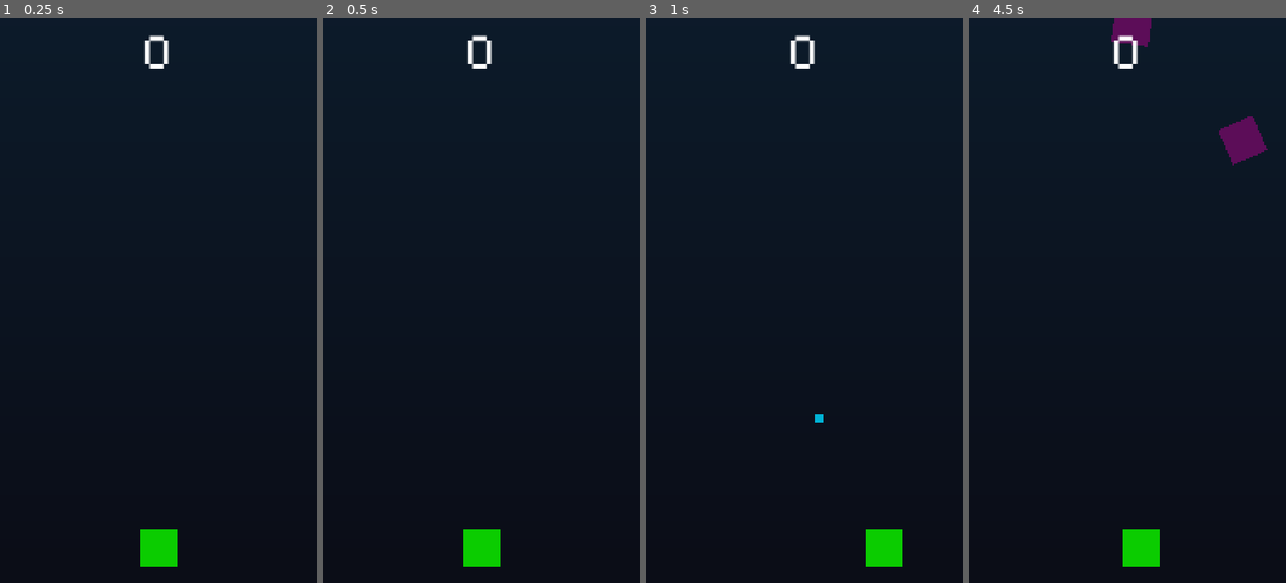
Above: before the commit, frames 1-4 (left to right).
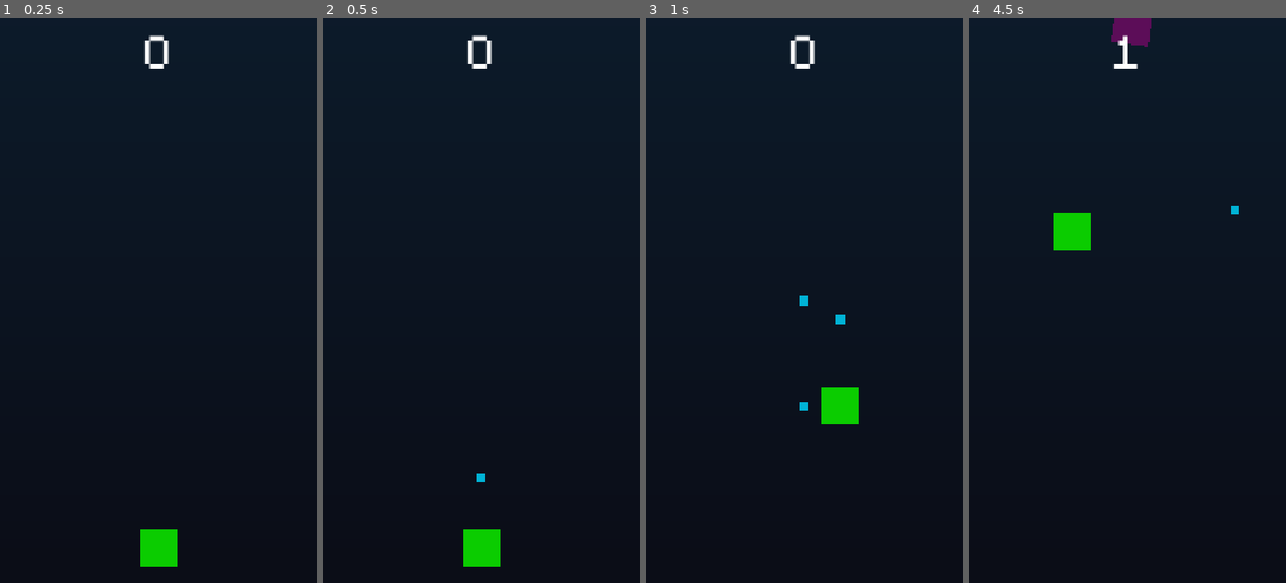
Above: after the commit, the same moments.

Repository: KRYPTO-CS/SpaceShooter
Game: Godot game, scene res://scenes/main.tscn
Same seed, same stepped clock (60 frames per second), same inputs: the game is played once before the commit and once after it.
Inputs (mouse positions are in pixels of both pictures, inside the frame that each line leads up to):
- Up to frame 1 (0.25 s): no input
- Up to frame 2 (0.5 s): no input
- Up to frame 3 (1 s): tap Enter at 0.5 s; move the mouse to (874, 272) at 0.52 s; hold D (move_right) from 0.53 s (still down); tap Z (action) at 0.6 s; click (874, 272) at 0.67 s
- Up to frame 4 (4.5 s): release D (move_right) at 1.25 s; drag from (1064, 328) to (1111, 413) at 1.27 s; move the mouse to (1159, 176) at 2.02 s; hold D (move_right) 2.03-2.75 s; tap Z (action) at 2.1, 3.6 s; click (1159, 176) at 2.17 s; drag from (1111, 413) to (1266, 328) at 2.77 s; move the mouse to (1222, 385) at 3.52 s; hold A (move_left) 3.53-4.25 s; click (1222, 385) at 3.67 s; drag from (1032, 215) to (1079, 159) at 4.27 s

Frame 1 is identical in both runs. In frame 2, less than 0.1% of the frame differs, in the area x 48-52%, y 80-83%; in frame 3, 1.7%; in frame 4, 2.7%, in the area x 26-95%, y 3-98%.

Commit message:
(Sprint 2) Mobile controls

Diff:
--- a/SpaceShooter/project.godot
+++ b/SpaceShooter/project.godot
@@ -58,6 +58,11 @@
 ]
 }
 
+[input_devices]
+
+pointing/emulate_touch_from_mouse=true
+pointing/emulate_mouse_from_touch=false
+
 [rendering]
 
 renderer/rendering_method="gl_compatibility"
--- a/SpaceShooter/scenes/player.gd
+++ b/SpaceShooter/scenes/player.gd
@@ -2,35 +2,79 @@
 
 @export var speed := 300.0
 @export var bullet_scene: PackedScene
-
 @export var x_limit := 240.0
 @export var y_limit := 450.0
+@export var shoot_interval := 0.3  # seconds between shots
+
+# Charging system
+@export var base_damage := 1.0
+@export var max_charge_time := 1.25  # seconds to reach full charge
+@export var max_bullet_scale := 2.5
+
+var target_position: Vector2
+var finger_active := false
+var shoot_timer := 0.0
+var moving := false
+var was_finger_active := false
+
+# Charge variables
+var is_charging := false
+var charge_time := 0.0
+var current_damage := 1.0
 
 func _ready():
 	bullet_scene = preload("res://scenes/bullet.tscn")
+	target_position = position
 
 func _process(delta):
-	var direction = Vector2.ZERO
+	if finger_active:
+		# move toward finger position if dragging
+		if position.distance_to(target_position) > 5.0:
+			position = position.lerp(target_position, delta * 10)
 
-	if Input.is_action_pressed("move_right"):
-		direction.x += 1
-	if Input.is_action_pressed("move_left"):
-		direction.x -= 1
-	if Input.is_action_pressed("move_up"):
-		direction.y -= 1
-	if Input.is_action_pressed("move_down"):
-		direction.y += 1
+		# clamp player position
+		position.x = clamp(position.x, -x_limit, x_limit)
+		position.y = clamp(position.y, -y_limit, y_limit)
 
-	position += direction.normalized() * speed * delta
+		# charge while finger is touching
+		is_charging = true
+		charge_time = clamp(charge_time + delta, 0, max_charge_time)
+		current_damage = lerp(base_damage, base_damage * 3, charge_time / max_charge_time)
 
-	# clamp position to stay inside camera
-	position.x = clamp(position.x, -x_limit, x_limit)
-	position.y = clamp(position.y, -y_limit, y_limit)
+	else:
+		if was_finger_active:
+			shoot()
+			charge_time = 0.0
+			current_damage = base_damage
+			shoot_timer = 0.0
+			is_charging = false
+		else:
+			# auto-fire when idle
+			shoot_timer += delta
+			if shoot_timer >= shoot_interval:
+				shoot()
+				shoot_timer = 0.0
 
-	if Input.is_action_just_pressed("action"):
-		shoot()
+	was_finger_active = finger_active
+
+func _input(event):
+	if event is InputEventScreenTouch:
+		if event.pressed:
+			finger_active = true
+			target_position = get_global_mouse_position()
+		else:
+			finger_active = false
+	elif event is InputEventScreenDrag and finger_active:
+		target_position = get_global_mouse_position()
 
 func shoot():
 	var bullet = bullet_scene.instantiate()
 	bullet.position = position
+
+	# scale and damage based on charge
+	var charge_ratio = charge_time / max_charge_time
+	bullet.scale = Vector2.ONE * lerp(1.0, max_bullet_scale, charge_ratio)
+	bullet.damage = current_damage
+	bullet.speed *= charge_time / 2 + 1
+
 	get_parent().add_child(bullet)
Not shown, changed: docs/index.html
Not shown, changed: docs/index.pck
